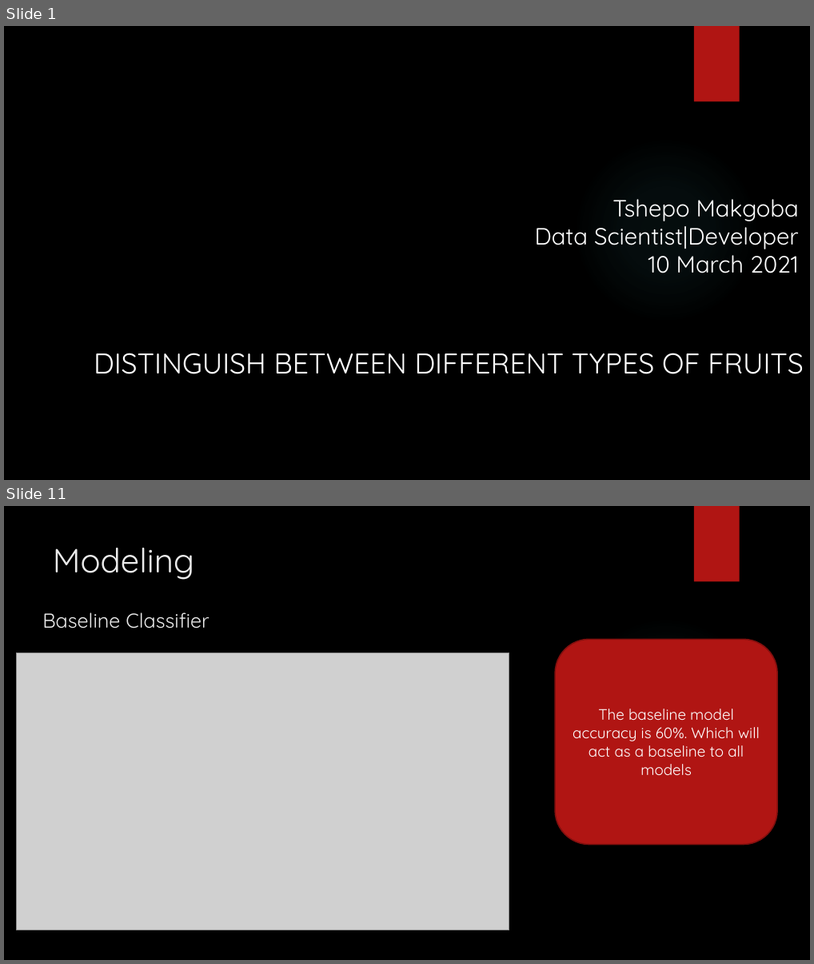
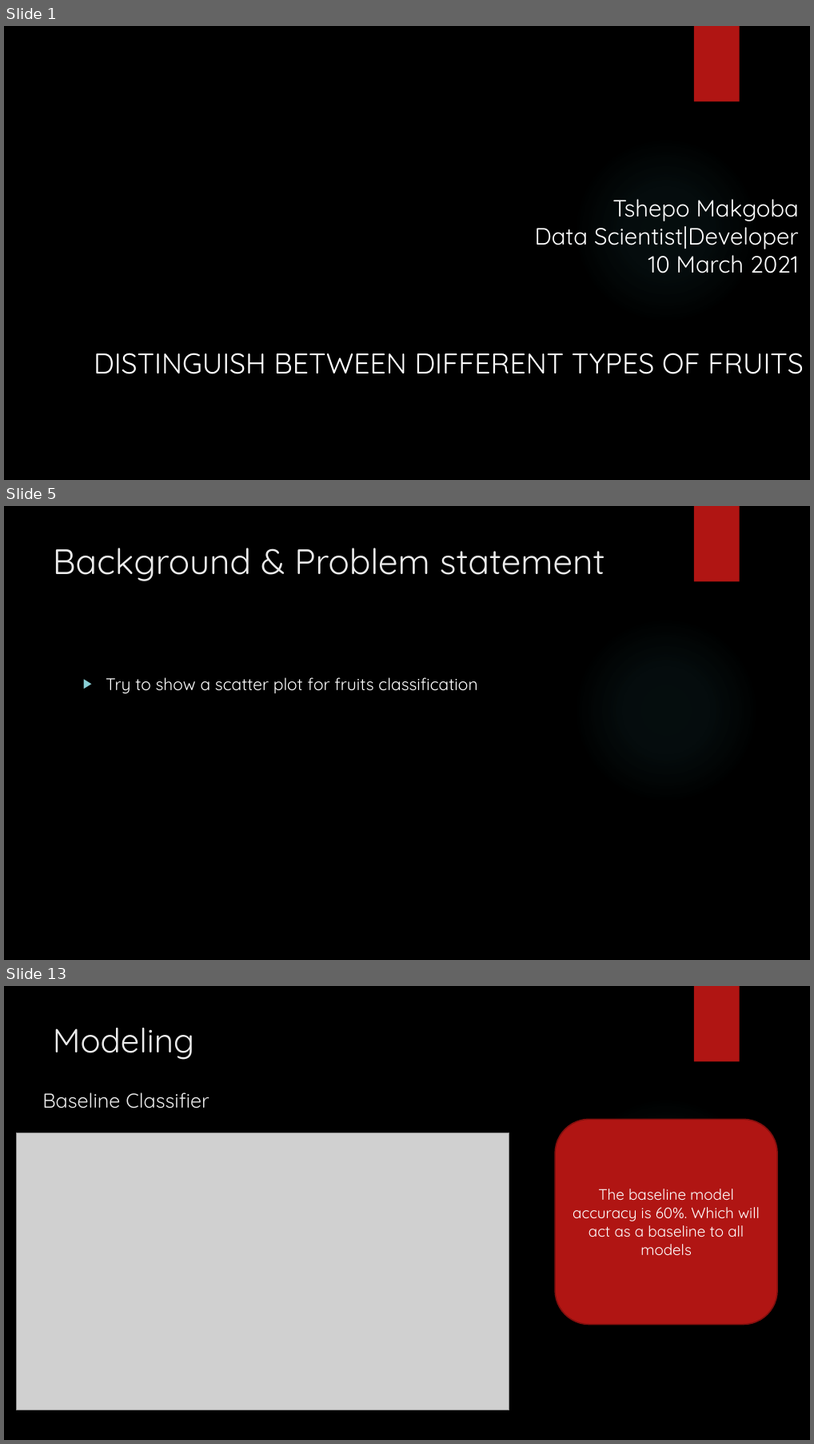
Before and after one commit to SelectTshepo/Presentation, a slide deck: Presentation.pptx. Shown one above the other, each under a label of ours: slides 1 and 11 before the commit, slides 1, 5 and 13 after it; the slides between them are not shown. The pictures are 814x964 and 814x1444 pixels, drawn with LibreOffice and Linux fonts; fonts in the diff are those of the drawing; grey boxes stand for pictures; background and template pictures are left out. Boxes give left, top, right and bottom in pixels: in the first picture for what was removed or moved away, otherwise in the second. Text is boxed around its words. In the diff, an @@ line names an element or a change of style, - is before the commit and + after.

```diff
--- a/Presentation.pptx
+++ b/Presentation.pptx
@@ slide 5 added at bbox=[4, 506, 810, 960], background picture (left out); not listed: 2 template elements that a slide beside it also shows @@
@@ title added at bbox=[53, 548, 606, 581], 42 pt, text #EBEBEB @@
+Background & Problem statement
@@ text added at bbox=[106, 677, 478, 694], 20 pt, text #FFFFFF @@
+▶ Try to show a scatter plot for fruits classification
@@ what was slide 11 is now slide 13 @@
```
Also in this commit, not shown: 11 slides changed, 5 other slides added, 2 slides removed.
